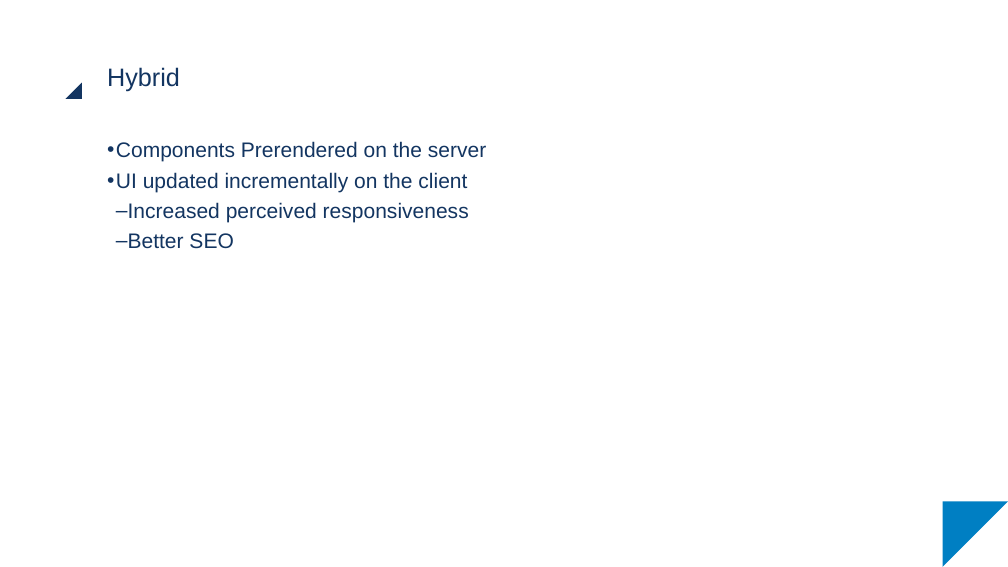
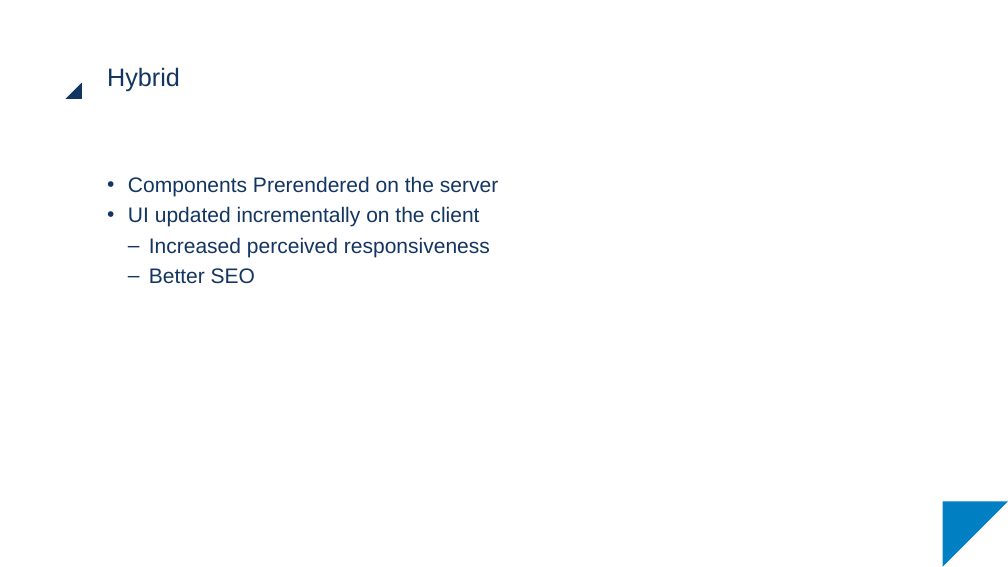
Before and after one commit to scolapicchioni/razorhybrid, a slide deck: slide 13 of Slides/Razor_01.pptx. Drawn at 1008x567 pixels with LibreOffice and Linux fonts; fonts in the diff are those of the drawing. Boxes give left, top, right and bottom in pixels: in the first picture for what was removed or moved away, otherwise in the second. Text is boxed around its words. In the diff, an @@ line names an element or a change of style, - is before the commit and + after.

```diff
--- a/Slides/Razor_01.pptx
+++ b/Slides/Razor_01.pptx
@@ text "Components Prerendered on the server" moved from (x1=116, y1=141, x2=486, y2=249) to (x1=128, y1=176, x2=498, y2=284) @@
@@ text "Components Prerendered on the server" at (x1=128, y1=176, x2=498, y2=284): indent changed @@
```
Also in this commit, not shown: 17 other slides changed, 39 other files.
